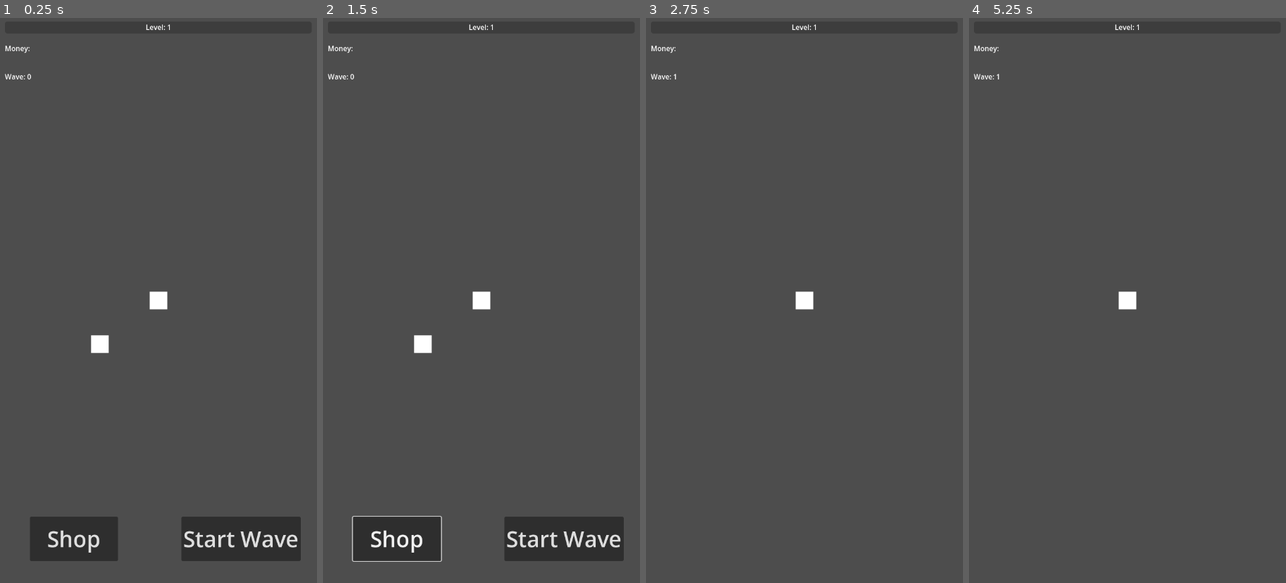
Above: before the commit, frames 1-4 (left to right).
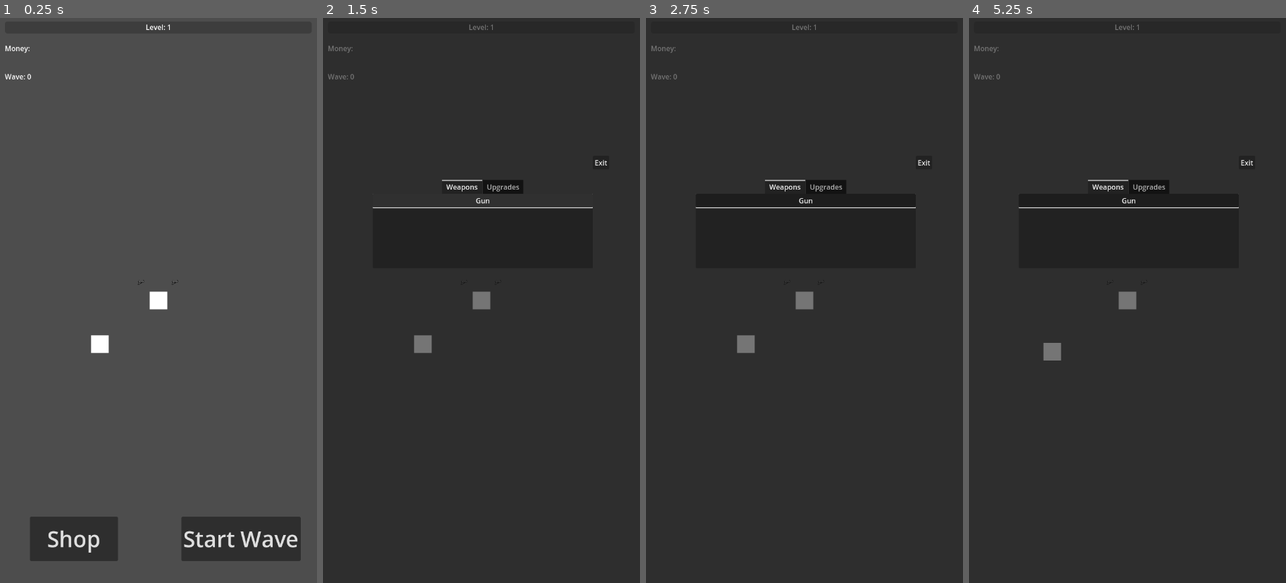
Above: after the commit, the same moments.

Repository: Davideee03/MobileComputing
Game: Godot game, scene res://Scenes/Towns/Town.tscn
Two runs of this game, one before a commit and one after it. Both use one fixed random seed, a clock stepped at 60 frames per second and the inputs below.
Inputs (mouse positions are in pixels of both pictures, inside the frame that each line leads up to):
- Up to frame 1 (0.25 s): no input
- Up to frame 2 (1.5 s): click "Shop" at 0.5 s; click (481, 198) at 1.25 s, where only the run after the commit has a clickable "Gun"
- Up to frame 3 (2.75 s): click (886, 537) at 2 s, where only the run before the commit has a clickable "Start Wave"
- Up to frame 4 (5.25 s): click (1127, 198) at 2.75 s, where only the run after the commit has a clickable "Gun"; click (1127, 198) at 3.5 s, where only the run after the commit has a clickable "Gun"; tap Enter at 4.25 s; move the mouse to (1197, 272) at 4.27 s; click (1197, 272) at 4.42 s; tap Space at 5 s; drag from (1064, 328) to (1127, 300) at 5.02 s

The runs differ from the first frame. In frame 1, less than 0.1% of the frame differs, in the area x 43-57%, y 46-48%; in frame 2, 93%; in frame 3, 98%; in frame 4, 98%, in the area x 0-100%, y 0-100%.

Commit message:
Weapon and shop
Now there are two hands and two guns.
The shop button is now functional. Press it to open the shop. However, the latter is not ready yet.

Diff:
--- a/Scenes/Player/Player.tscn
+++ b/Scenes/Player/Player.tscn
@@ -1,11 +1,12 @@
-[gd_scene load_steps=9 format=3 uid="uid://7lfiufia8slp"]
+[gd_scene load_steps=10 format=3 uid="uid://7lfiufia8slp"]
 
 [ext_resource type="Script" path="res://Scripts/Player/Player.gd" id="1_q7gve"]
 [ext_resource type="Script" path="res://Scripts/Player/Camera.gd" id="2_nrn82"]
 [ext_resource type="Script" path="res://Scripts/Player/ExpBar.gd" id="3_kd4df"]
 [ext_resource type="Script" path="res://Scripts/Player/MoneyTraker.gd" id="4_hxyia"]
 [ext_resource type="Script" path="res://Scripts/Player/HealthSystem.gd" id="4_t5p63"]
-[ext_resource type="Script" path="res://Scripts/Player/ShootSystem.gd" id="6_f7t2u"]
+[ext_resource type="Script" path="res://Scripts/Weapon/ShootSystem.gd" id="6_mm21w"]
+[ext_resource type="PackedScene" uid="uid://cq0wws7n8ntrp" path="res://Scenes/Weapon/Gun.tscn" id="7_085li"]
 
 [sub_resource type="RectangleShape2D" id="RectangleShape2D_l558a"]
 size = Vector2(500, 1000)
@@ -19,6 +20,14 @@
 [node name="Camera2D" type="Camera2D" parent="." node_paths=PackedStringArray("target")]
 script = ExtResource("2_nrn82")
 target = NodePath("..")
+
+[node name="EmeyDetector" type="Area2D" parent="Camera2D"]
+collision_layer = 0
+collision_mask = 4
+monitorable = false
+
+[node name="CollisionShape2D" type="CollisionShape2D" parent="Camera2D/EmeyDetector"]
+shape = SubResource("RectangleShape2D_l558a")
 
 [node name="ExpBar" type="ProgressBar" parent="Camera2D"]
 offset_left = -349.0
@@ -51,27 +60,6 @@
 text = "Money:"
 script = ExtResource("4_hxyia")
 
-[node name="EmeyDetector" type="Area2D" parent="."]
-collision_layer = 0
-collision_mask = 4
-monitorable = false
-
-[node name="CollisionShape2D" type="CollisionShape2D" parent="EmeyDetector"]
-shape = SubResource("RectangleShape2D_l558a")
-
-[node name="BulletContainer" type="Node2D" parent="."]
-unique_name_in_owner = true
-
-[node name="ColorRect" type="ColorRect" parent="."]
-offset_left = -20.0
-offset_top = -20.0
-offset_right = 20.0
-offset_bottom = 20.0
-
-[node name="Timer" type="Timer" parent="."]
-unique_name_in_owner = true
-wait_time = 0.75
-
 [node name="Hitbox" type="Area2D" parent="."]
 collision_layer = 2
 collision_mask = 0
@@ -81,9 +69,19 @@
 [node name="CollisionShape2D" type="CollisionShape2D" parent="Hitbox"]
 shape = SubResource("RectangleShape2D_klpek")
 
-[node name="ShootSystem" type="Node" parent="."]
-script = ExtResource("6_f7t2u")
+[node name="ShootingSystem" type="Node2D" parent="."]
+script = ExtResource("6_mm21w")
 
-[connection signal="area_entered" from="EmeyDetector" to="ShootSystem" method="_on_emey_detector_area_entered"]
-[connection signal="area_exited" from="EmeyDetector" to="ShootSystem" method="_on_emey_detector_area_exited"]
-[connection signal="timeout" from="Timer" to="ShootSystem" method="_on_timer_timeout"]
+[node name="Gun" parent="ShootingSystem" instance=ExtResource("7_085li")]
+
+[node name="Gun2" parent="ShootingSystem" instance=ExtResource("7_085li")]
+position = Vector2(37, -40)
+
+[node name="ColorRect" type="ColorRect" parent="."]
+offset_left = -20.0
+offset_top = -20.0
+offset_right = 20.0
+offset_bottom = 20.0
+
+[connection signal="area_entered" from="Camera2D/EmeyDetector" to="ShootingSystem" method="_on_emey_detector_area_entered"]
+[connection signal="area_exited" from="Camera2D/EmeyDetector" to="ShootingSystem" method="_on_emey_detector_area_exited"]
--- a/Scenes/Towns/Town.tscn
+++ b/Scenes/Towns/Town.tscn
@@ -6,6 +6,8 @@
 [ext_resource type="PackedScene" uid="uid://cicvcl7ecrmi7" path="res://Scenes/Enemies/EnemySpawner.tscn" id="2_kbano"]
 [ext_resource type="PackedScene" uid="uid://7lfiufia8slp" path="res://Scenes/Player/Player.tscn" id="2_ko0f8"]
 [ext_resource type="Script" path="res://Scripts/Enemies/StartWaveButton.gd" id="3_72yn0"]
+[ext_resource type="PackedScene" uid="uid://cftrkiyi740hw" path="res://Scenes/UI/Shop.tscn" id="3_iquj0"]
+[ext_resource type="Script" path="res://Scripts/UI/ShopButton.gd" id="5_5nti8"]
 
 [sub_resource type="CircleShape2D" id="CircleShape2D_lm2qt"]
 radius = 270.0
@@ -24,6 +26,30 @@
 "update": 0,
 "values": [Vector2(100, 1138)]
 }
+tracks/1/type = "value"
+tracks/1/imported = false
+tracks/1/enabled = true
+tracks/1/path = NodePath("Shop:visible")
+tracks/1/interp = 1
+tracks/1/loop_wrap = true
+tracks/1/keys = {
+"times": PackedFloat32Array(0),
+"transitions": PackedFloat32Array(1),
+"update": 1,
+"values": [false]
+}
+tracks/2/type = "value"
+tracks/2/imported = false
+tracks/2/enabled = true
+tracks/2/path = NodePath("Shop:position")
+tracks/2/interp = 1
+tracks/2/loop_wrap = true
+tracks/2/keys = {
+"times": PackedFloat32Array(0),
+"transitions": PackedFloat32Array(1),
+"update": 0,
+"values": [Vector2(1152, 17)]
+}
 
 [sub_resource type="Animation" id="Animation_6qcin"]
 resource_name = "StartWave"
@@ -40,9 +66,49 @@
 "values": [Vector2(100, 1138), Vector2(100, 1346)]
 }
 
+[sub_resource type="Animation" id="Animation_6hvgc"]
+resource_name = "Shop"
+tracks/0/type = "value"
+tracks/0/imported = false
+tracks/0/enabled = true
+tracks/0/path = NodePath("Buttons:position")
+tracks/0/interp = 1
+tracks/0/loop_wrap = true
+tracks/0/keys = {
+"times": PackedFloat32Array(0, 1),
+"transitions": PackedFloat32Array(1, 1),
+"update": 0,
+"values": [Vector2(100, 1138), Vector2(100, 1346)]
+}
+tracks/1/type = "value"
+tracks/1/imported = false
+tracks/1/enabled = true
+tracks/1/path = NodePath("Shop:visible")
+tracks/1/interp = 1
+tracks/1/loop_wrap = true
+tracks/1/keys = {
+"times": PackedFloat32Array(0, 1),
+"transitions": PackedFloat32Array(1, 1),
+"update": 1,
+"values": [false, true]
+}
+tracks/2/type = "value"
+tracks/2/imported = false
+tracks/2/enabled = true
+tracks/2/path = NodePath("Shop:position")
+tracks/2/interp = 1
+tracks/2/loop_wrap = true
+tracks/2/keys = {
+"times": PackedFloat32Array(0, 1),
+"transitions": PackedFloat32Array(1, 1),
+"update": 0,
+"values": [Vector2(1152, 17), Vector2(0, 0)]
+}
+
 [sub_resource type="AnimationLibrary" id="AnimationLibrary_hum08"]
 _data = {
 "RESET": SubResource("Animation_srwuj"),
+"Shop": SubResource("Animation_6hvgc"),
 "StartWave": SubResource("Animation_6qcin")
 }
 
@@ -80,10 +146,50 @@
 offset_bottom = 155.0
 text = "Wave: 0"
 
-[node name="AnimationPlayer" type="AnimationPlayer" parent="Player/Control"]
-libraries = {
-"": SubResource("AnimationLibrary_hum08")
-}
+[node name="Shop" type="Control" parent="Player/Control"]
+visible = false
+layout_mode = 1
+anchors_preset = 15
+anchor_right = 1.0
+anchor_bottom = 1.0
+offset_left = 1152.0
+offset_top = 17.0
+offset_right = 1152.0
+offset_bottom = 17.0
+grow_horizontal = 2
+grow_vertical = 2
+script = ExtResource("5_5nti8")
+
+[node name="Panel" type="Panel" parent="Player/Control/Shop"]
+layout_mode = 1
+anchors_preset = 15
+anchor_right = 1.0
+anchor_bottom = 1.0
+grow_horizontal = 2
+grow_vertical = 2
+
+[node name="Shop" parent="Player/Control/Shop" instance=ExtResource("3_iquj0")]
+layout_mode = 1
+anchors_preset = 8
+anchor_left = 0.5
+anchor_top = 0.5
+anchor_right = 0.5
+anchor_bottom = 0.5
+offset_left = -250.0
+offset_top = -298.0
+offset_right = 250.0
+offset_bottom = -98.0
+grow_horizontal = 2
+grow_vertical = 2
+
+[node name="ExitButton" type="Button" parent="Player/Control/Shop"]
+layout_mode = 0
+offset_left = 702.0
+offset_top = 320.0
+offset_right = 739.0
+offset_bottom = 351.0
+text = "Exit
+"
 
 [node name="Buttons" type="Control" parent="Player/Control"]
 anchors_preset = 0
@@ -113,6 +219,12 @@
 theme_override_font_sizes/font_size = 50
 text = "Shop"
 
+[node name="AnimationPlayer" type="AnimationPlayer" parent="Player/Control"]
+unique_name_in_owner = true
+libraries = {
+"": SubResource("AnimationLibrary_hum08")
+}
+
 [node name="Spawners" type="Node2D" parent="Player"]
 position = Vector2(-133, 99)
 script = ExtResource("2_7hnn4")
@@ -128,4 +240,6 @@
 
 [connection signal="area_entered" from="FuelContainer/PlayerDetector" to="Player/Control/Buttons/StartWave" method="_on_player_detector_area_entered"]
 [connection signal="area_exited" from="FuelContainer/PlayerDetector" to="Player/Control/Buttons/StartWave" method="_on_player_detector_area_exited"]
+[connection signal="button_down" from="Player/Control/Shop/ExitButton" to="Player/Control/Shop" method="_on_exit_button_button_down"]
 [connection signal="button_down" from="Player/Control/Buttons/StartWave" to="Player/Control/Buttons/StartWave" method="_on_button_down"]
+[connection signal="button_down" from="Player/Control/Buttons/ShopButton" to="Player/Control/Shop" method="_on_button_down"]
--- /dev/null
+++ b/Scenes/UI/Shop.tscn
@@ -0,0 +1,32 @@
+[gd_scene format=3 uid="uid://cftrkiyi740hw"]
+
+[node name="Shop" type="TabContainer"]
+offset_right = 500.0
+offset_bottom = 200.0
+tab_alignment = 1
+
+[node name="Weapons" type="ScrollContainer" parent="."]
+layout_mode = 2
+
+[node name="VBoxContainer" type="VBoxContainer" parent="Weapons"]
+layout_mode = 2
+size_flags_horizontal = 3
+
+[node name="Gun" type="Button" parent="Weapons/VBoxContainer"]
+layout_mode = 2
+size_flags_vertical = 3
+text = "Gun"
+
+[node name="Upgrades" type="ScrollContainer" parent="."]
+visible = false
+layout_mode = 2
+
+[node name="VBoxContainer" type="VBoxContainer" parent="Upgrades"]
+layout_mode = 2
+size_flags_horizontal = 3
+
+[node name="Armor" type="Button" parent="Upgrades/VBoxContainer"]
+layout_mode = 2
+size_flags_vertical = 3
+text = "Armor
+"
--- /dev/null
+++ b/Scenes/Weapon/Gun.tscn
@@ -0,0 +1,16 @@
+[gd_scene load_steps=4 format=3 uid="uid://cq0wws7n8ntrp"]
+
+[ext_resource type="Script" path="res://Scripts/Weapon/Gun.gd" id="1_6g3t5"]
+[ext_resource type="PackedScene" uid="uid://c00nunxsjq8nk" path="res://Scenes/Weapon/PlayerBullet.tscn" id="2_2rhse"]
+[ext_resource type="Texture2D" uid="uid://eqf2btskdko3" path="res://Sprites/Weapons/Gun.png" id="3_fs2ws"]
+
+[node name="Gun" type="Node2D"]
+position = Vector2(-40, -40)
+script = ExtResource("1_6g3t5")
+projectile = ExtResource("2_2rhse")
+
+[node name="ShootingPoint" type="Node2D" parent="."]
+position = Vector2(10, -3)
+
+[node name="Weapon" type="Sprite2D" parent="."]
+texture = ExtResource("3_fs2ws")
--- a/Scenes/Player/PlayerBullet.tscn
+++ b/Scenes/Weapon/PlayerBullet.tscn
@@ -1,19 +1,19 @@
 [gd_scene load_steps=3 format=3 uid="uid://c00nunxsjq8nk"]
 
-[ext_resource type="Script" path="res://Scripts/Player/PlayerBullet.gd" id="1_pfnli"]
+[ext_resource type="Script" path="res://Scripts/Player/PlayerBullet.gd" id="1_cuy0u"]
 
 [sub_resource type="RectangleShape2D" id="RectangleShape2D_osxyn"]
 size = Vector2(20, 6)
 
 [node name="PlayerBullet" type="Node2D"]
 top_level = true
-script = ExtResource("1_pfnli")
+script = ExtResource("1_cuy0u")
 
 [node name="ColorRect" type="ColorRect" parent="."]
-offset_left = -10.0
-offset_top = -2.5
-offset_right = 10.0
-offset_bottom = 2.5
+offset_left = -5.0
+offset_top = -1.25
+offset_right = 5.0
+offset_bottom = 1.25
 
 [node name="TargetDetector" type="Area2D" parent="."]
 collision_layer = 0
--- /dev/null
+++ b/Scripts/Global/Global.gd
@@ -0,0 +1,3 @@
+extends Node
+
+var enemies : Array
--- a/Scripts/Player/ShootSystem.gd
+++ /dev/null
@@ -1,34 +0,0 @@
-extends Node
-
-@export_category("Shoot")
-@export var can_shoot : bool = true
-@onready var timer = %Timer
-@onready var BULLET = preload("res://Scenes/Player/PlayerBullet.tscn")
-@onready var bullet_container = %BulletContainer
-var enemies : Array[Node2D]
-
-func _process(_delta):
-	#If there's an enemy and can_shoot, shoot
-	if !enemies.is_empty() && can_shoot:
-		shoot()
-		can_shoot = false
-
-#Shoot
-func shoot():
-	var player : Node2D = get_parent()
-	#Get the closer enemy
-	var bullet = BULLET.instantiate()
-	bullet_container.add_child(bullet)
-	var current_enemey_position = Utilities.get_closer_node_array(enemies, player.global_position).global_position
-	bullet.global_position = player.global_position
-	bullet.get_direction(current_enemey_position)
-	timer.start()
-
-#Reload
-func _on_timer_timeout():
-	can_shoot = true
-
-func _on_emey_detector_area_entered(area):
-	enemies.append(area)
-func _on_emey_detector_area_exited(area):
-	enemies.erase(area)
--- /dev/null
+++ b/Scripts/UI/ShopButton.gd
@@ -0,0 +1,11 @@
+extends Control
+
+@export_category("Animation")
+@export var animation_speed : float = 5.0
+@onready var animation_player = %AnimationPlayer
+
+func _on_button_down():
+	animation_player.play("Shop", -1, animation_speed)
+
+func _on_exit_button_button_down():
+	animation_player.play("Shop", -1, -animation_speed, false)
--- /dev/null
+++ b/Scripts/Weapon/Gun.gd
@@ -0,0 +1,38 @@
+extends Node2D
+
+@export_category("Shooting")
+@export var projectile : PackedScene
+@onready var shooting_point = $ShootingPoint
+
+@export_category("Reloading")
+@export var reload_time : float = 0.5
+
+var parent
+var can_shoot : bool = true
+
+#Visuals
+@onready var weapon = $Weapon
+
+func _ready():
+	parent = get_parent()
+
+func _process(_delta):
+	if parent.enemies.is_empty(): return
+	var enemy_position = parent.enemies[0].global_position
+
+	look_at(enemy_position)
+
+	if can_shoot:
+		shoot(enemy_position)
+		can_shoot = false
+
+func shoot(target : Vector2):
+	var bullet = projectile.instantiate()
+	shooting_point.add_child(bullet)
+	bullet.global_position = shooting_point.global_position
+	bullet.get_direction(target)
+	reload()
+
+func reload():
+	await get_tree().create_timer(reload_time).timeout
+	can_shoot = true
--- /dev/null
+++ b/Scripts/Weapon/ShootSystem.gd
@@ -0,0 +1,8 @@
+extends Node2D
+
+var enemies : Array[Node2D]
+
+func _on_emey_detector_area_entered(area):
+	enemies.append(area)
+func _on_emey_detector_area_exited(area):
+	enemies.erase(area)
--- a/project.godot
+++ b/project.godot
@@ -12,13 +12,14 @@
 
 config/name="Mobile Computing 2.0"
 run/main_scene="res://Scenes/Towns/Town.tscn"
-config/features=PackedStringArray("4.1", "Forward Plus")
+config/features=PackedStringArray("4.2", "Forward Plus")
 config/icon="res://icon.svg"
 
 [autoload]
 
 Utilities="*res://Scripts/Global/Utilities.gd"
 Score="*res://Scripts/Global/Score.gd"
+Global="*res://Scripts/Global/Global.gd"
 
 [display]
 
@@ -69,5 +70,6 @@
 
 [rendering]
 
+textures/canvas_textures/default_texture_filter=0
 renderer/rendering_method="mobile"
 textures/vram_compression/import_etc2_astc=true
Not shown: 1 places in Scenes/Towns/Town.tscn that only renumber resources
Binary file added: Sprites/Weapons/Gun.png
Not shown, added: Sprites/Weapons/Gun.png.import
